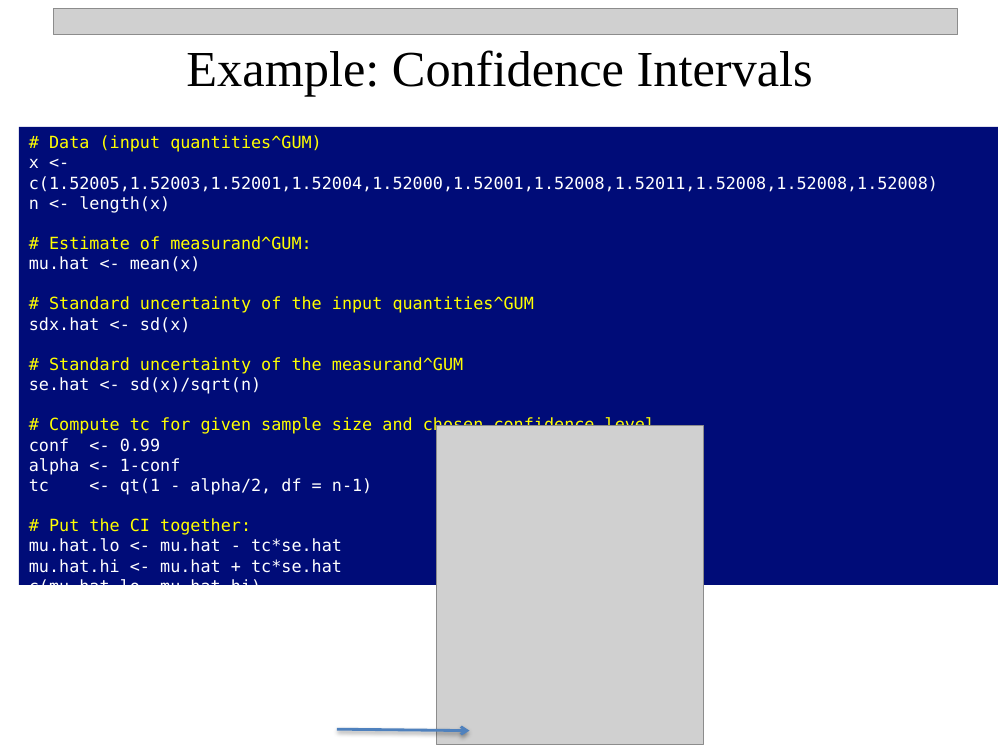
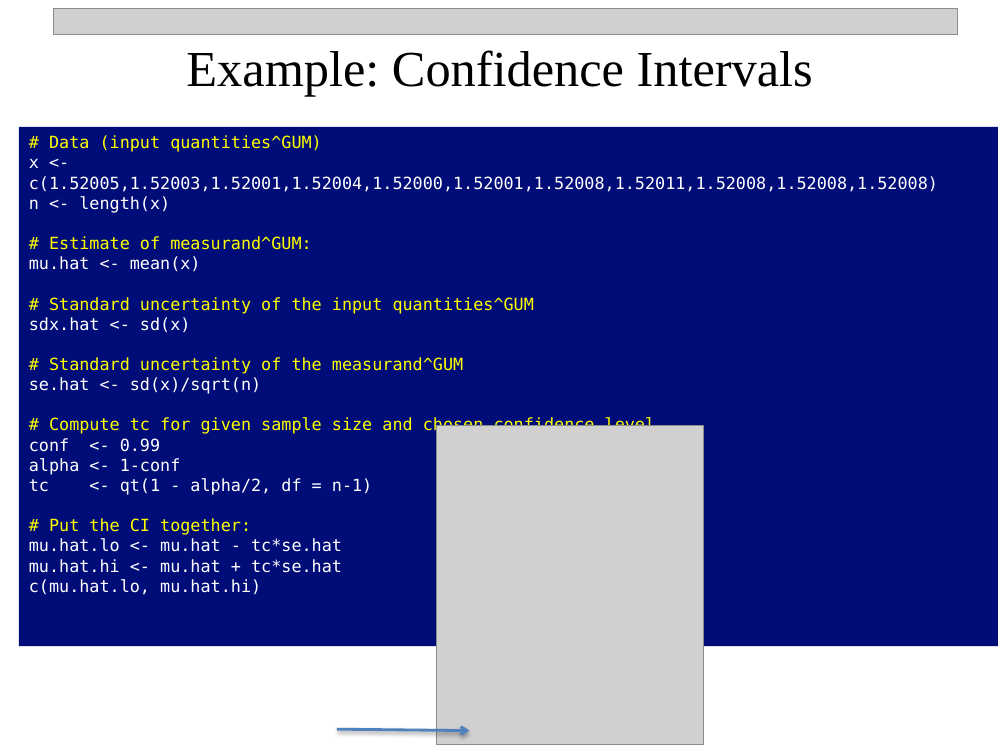
Before and after one commit to npetraco/MAT301, a slide deck: slide 12 of Notes/6_Interval_Estimation_Confidence.pptx. Drawn at 1008x756 pixels with LibreOffice and Linux fonts; fonts in the diff are those of the drawing; grey boxes stand for pictures. Boxes give left, top, right and bottom in pixels: in the first picture for what was removed or moved away, otherwise in the second. Text is boxed around its words. In the diff, an @@ line names an element or a change of style, - is before the commit and + after.

```diff
--- a/Notes/6_Interval_Estimation_Confidence.pptx
+++ b/Notes/6_Interval_Estimation_Confidence.pptx
@@ rectangle "# Data (input quantities^GUM)": place and size @@
-rectangle "# Data (input quantities^GUM)" at (19,127,998,585)
+rectangle "# Data (input quantities^GUM)" at (19,127,998,646)
```
Also in this commit, not shown: 2 other slides changed, 1 slide added, 6 slides removed.
